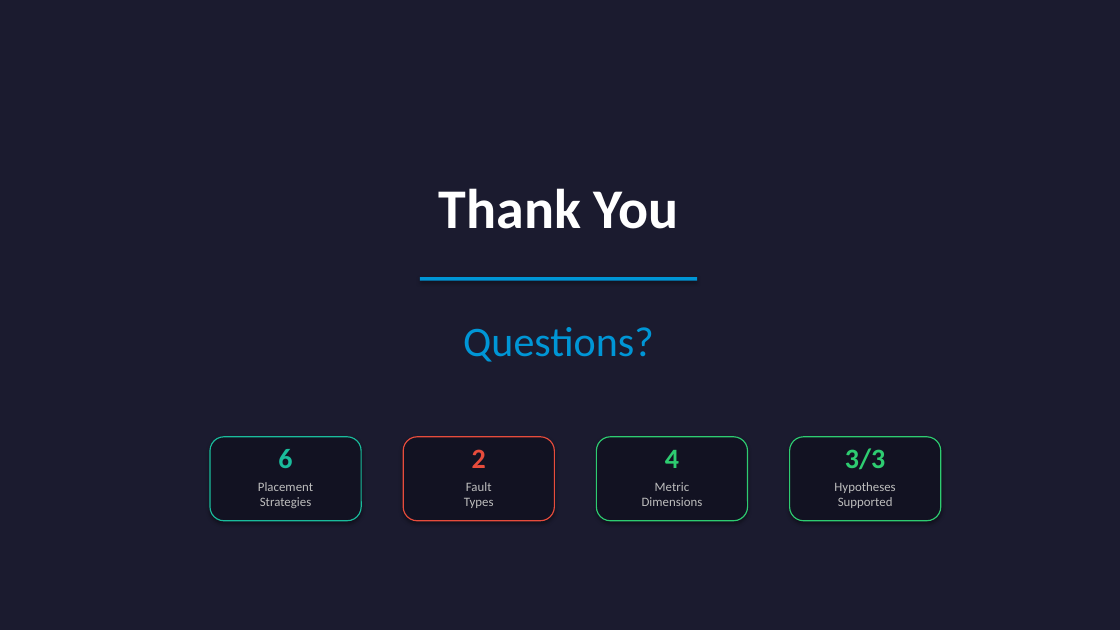
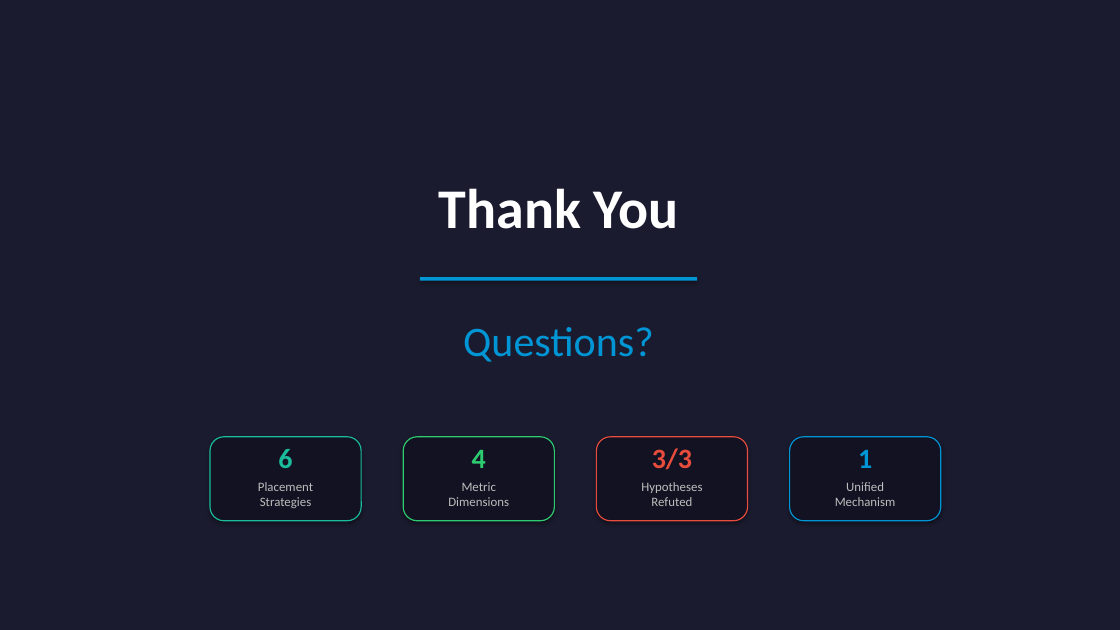
Before and after one commit to yhu02/uva-msc-thesis, a slide deck: slide 15 of ChaosProbe_Presentation.pptx. Drawn at 1120x630 pixels with LibreOffice and Linux fonts; fonts in the diff are those of the drawing. Boxes give left, top, right and bottom in pixels: in the first picture for what was removed or moved away, otherwise in the second. Text is boxed around its words. In the diff, an @@ line names an element or a change of style, - is before the commit and + after.

```diff
--- a/ChaosProbe_Presentation.pptx
+++ b/ChaosProbe_Presentation.pptx
@@ rounded rectangle at [403,437,555,521]: outline #E74C3C 1 pt to #2ECC71 1 pt @@
@@ rounded rectangle at [597,437,748,521]: outline #2ECC71 1 pt to #E74C3C 1 pt @@
@@ text at [652,448,692,470]: text changed; text colour #2ECC71 to #E74C3C @@
-4
+3/3
@@ rounded rectangle at [790,437,941,521]: outline #2ECC71 1 pt to #0096D6 1 pt @@
@@ text at [472,450,486,468]: text changed; text colour #E74C3C to #2ECC71 @@
-2
+4
@@ text at [858,450,872,468]: text changed; text colour #2ECC71 to #0096D6 @@
-3/3
+1
@@ text at [448,482,509,506]: text changed @@
-Fault
-Types
+Metric
+Dimensions
@@ text at [641,482,702,506]: text changed @@
-Metric
-Dimensions
+Hypotheses
+Refuted
@@ text at [835,482,896,506]: text changed @@
-Hypotheses
-Supported
+Unified
+Mechanism
```
Also in this commit, not shown: 6 other slides changed, 3 other files.
